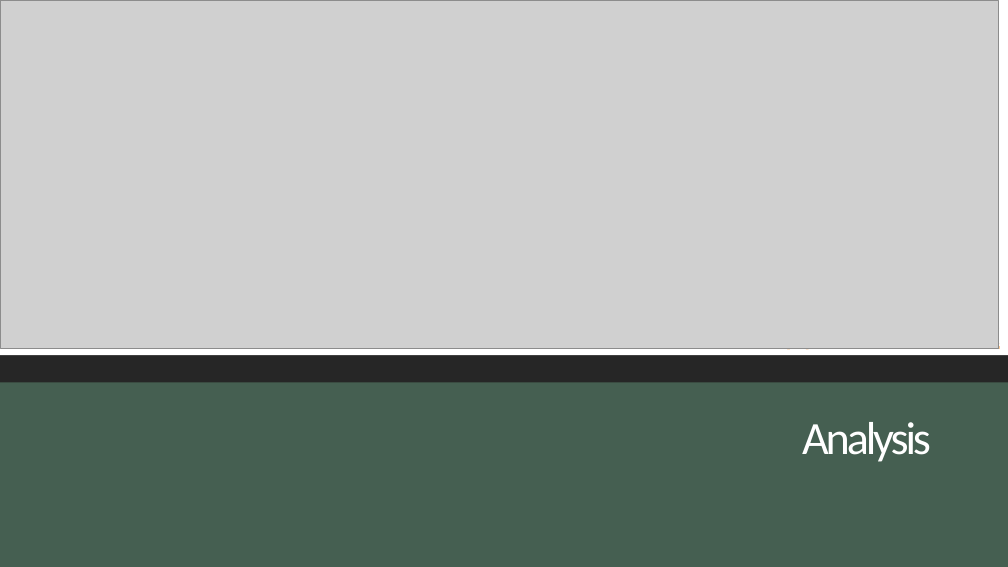
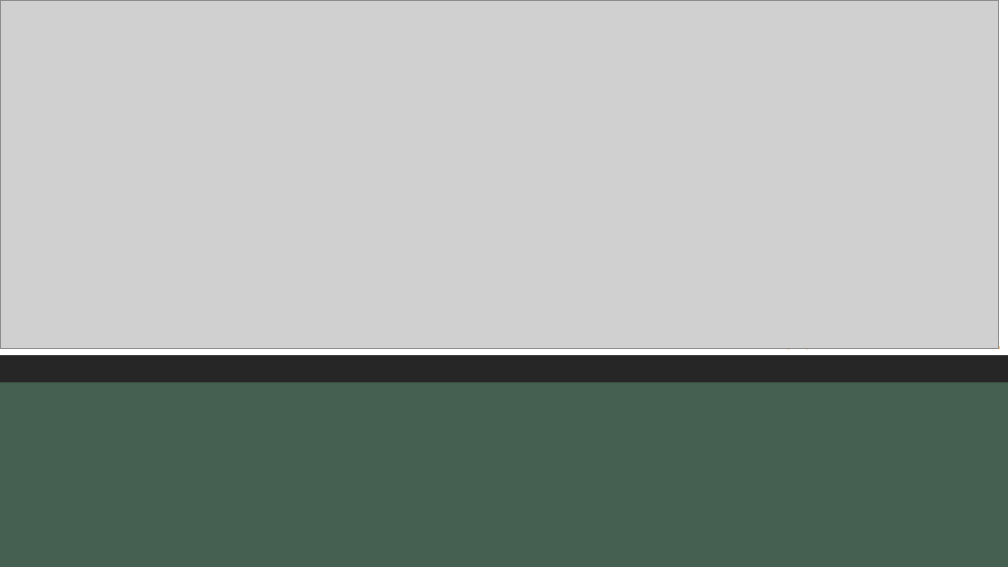
Before and after one commit to ashleighdevito/Cryptocurrency, a slide deck: slide 11 of Presentation/1_cryptocurrency_presentation.pptx (slide 9 before the commit). Drawn at 1008x567 pixels with LibreOffice and Linux fonts; fonts in the diff are those of the drawing; grey boxes stand for pictures. Boxes give left, top, right and bottom in pixels: in the first picture for what was removed or moved away, otherwise in the second. Text is boxed around its words. In the diff, an @@ line names an element or a change of style, - is before the commit and + after.

```diff
--- a/Presentation/1_cryptocurrency_presentation.pptx
+++ b/Presentation/1_cryptocurrency_presentation.pptx
@@ title removed at [802,422,931,462] @@
-Analysis
```
Also in this commit, not shown: 2 other slides changed, 5 slides added, 5 other files.
